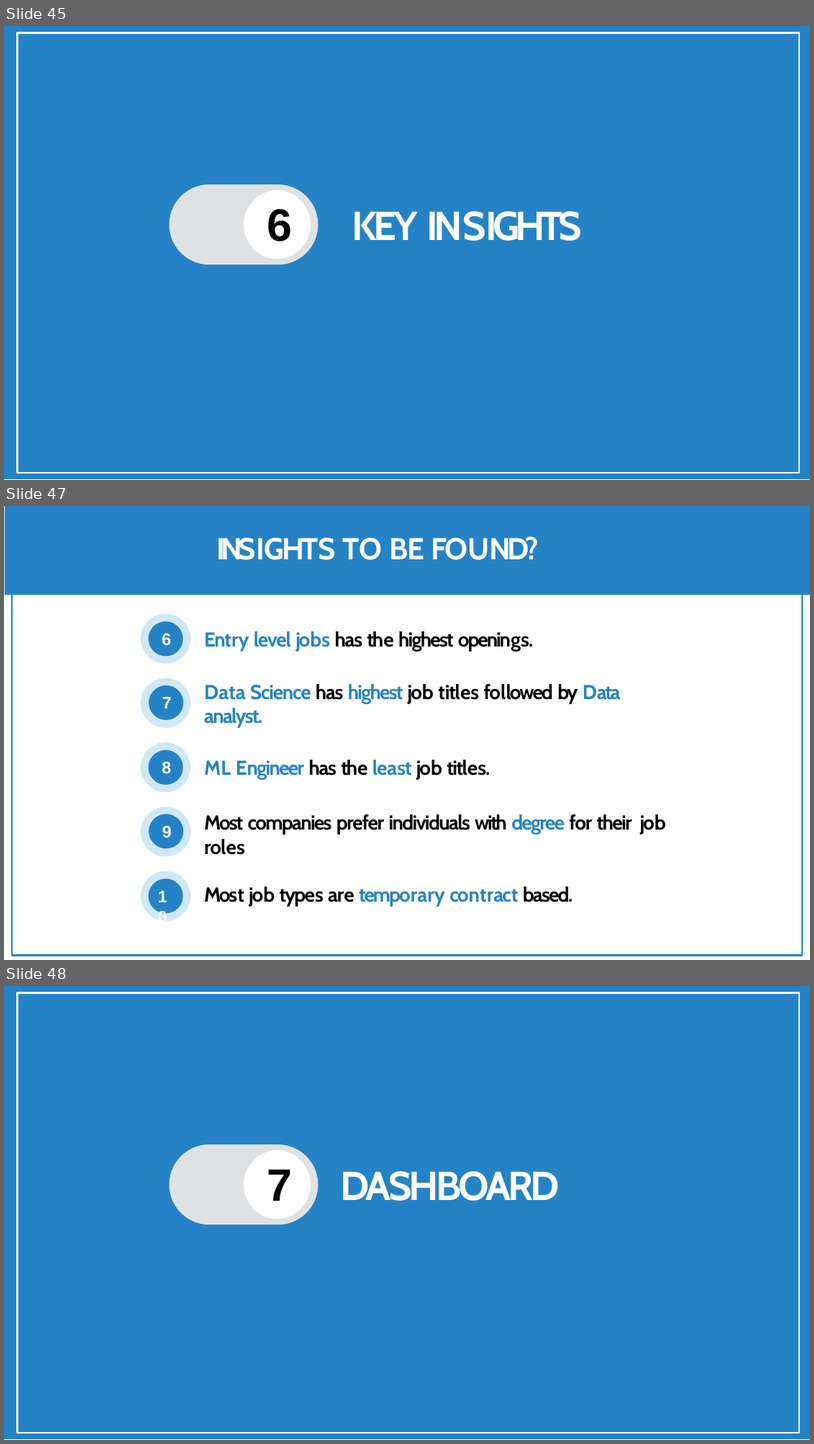
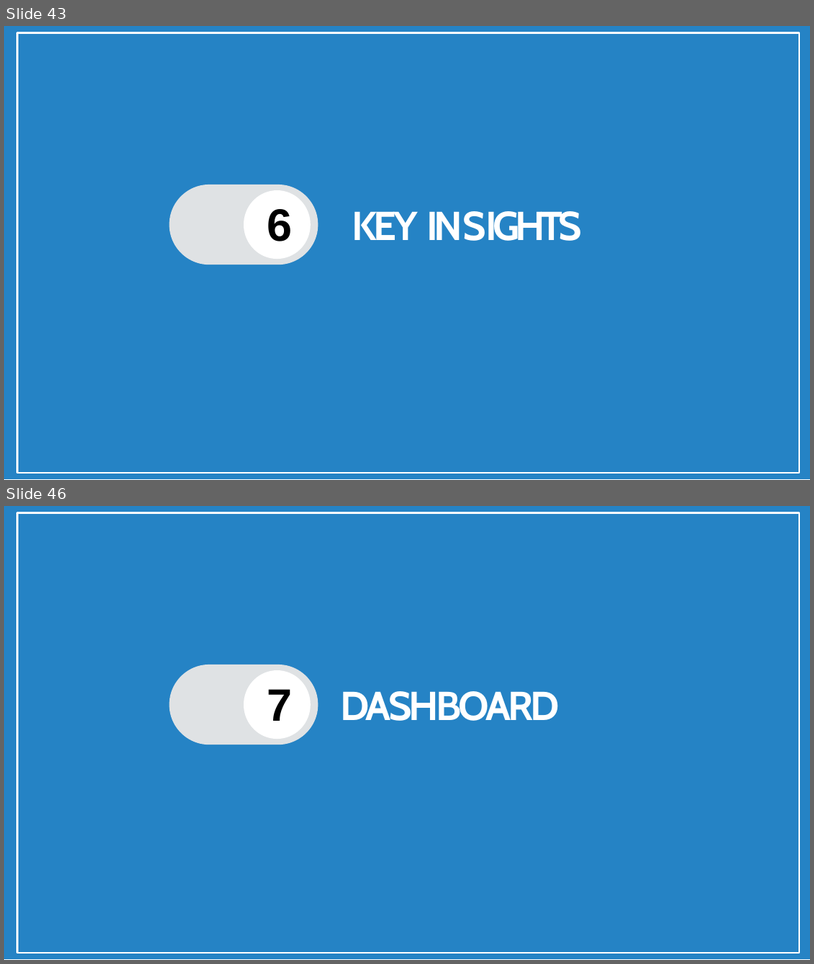
Before and after one commit to shashank297/HR-Recruitment-Data-Analysis-, a slide deck: Presentation/HR & Job Dashboard.pptx. Shown one above the other, each under a label of ours: slides 45, 47 and 48 before the commit, slides 43 and 46 after it; the slides between them are not shown. The pictures are 814x1444 and 814x964 pixels, drawn with LibreOffice and Linux fonts; fonts in the diff are those of the drawing; background and template pictures are left out. Boxes give left, top, right and bottom in pixels: in the first picture for what was removed or moved away, otherwise in the second. Text is boxed around its words. In the diff, an @@ line names an element or a change of style, - is before the commit and + after.

```diff
--- a/Presentation/HR & Job Dashboard.pptx
+++ b/Presentation/HR & Job Dashboard.pptx
@@ slide 47 removed at [4,506,810,960], background #FFFFFF @@
@@ freeform shape removed at [5,506,810,595] @@
@@ freeform shape removed at [12,512,802,955] @@
@@ title removed at [217,536,540,560] @@
-INSIGHTS TO BE FOUND?
@@ freeform shape removed at [141,614,190,663] @@
@@ freeform shape removed at [149,621,183,656] @@
@@ text removed at [162,633,171,645] @@
-6
@@ text removed at [204,631,533,651] @@
-Entry level jobs has the highest openings.
@@ freeform shape removed at [141,678,190,728] @@
@@ freeform shape removed at [149,685,184,720] @@
@@ text removed at [162,697,172,708] @@
-7
@@ text removed at [204,684,621,728] @@
-Data Science has highest job titles followed by Data
-analyst.
@@ freeform shape removed at [141,743,190,792] @@
@@ freeform shape removed at [149,750,183,784] @@
@@ text removed at [162,761,171,773] @@
-8
@@ text removed at [204,759,490,780] @@
-ML Engineer has the least job titles.
@@ freeform shape removed at [141,807,190,856] @@
@@ freeform shape removed at [149,814,184,849] @@
@@ text removed at [162,825,172,837] @@
-9
@@ text removed at [204,814,666,854] @@
-Most companies prefer individuals with degree for their job roles
@@ freeform shape removed at [141,871,190,921] @@
@@ freeform shape removed at [149,879,183,913] @@
@@ text removed at [157,885,174,906] @@
-10
@@ text removed at [204,886,574,906] @@
-Most job types are temporary contract based.
@@ what was slide 45 is now slide 43 @@
@@ what was slide 48 is now slide 46 @@
```
Also in this commit, not shown: 1 slide changed, 4 slides added, 5 other slides removed.
